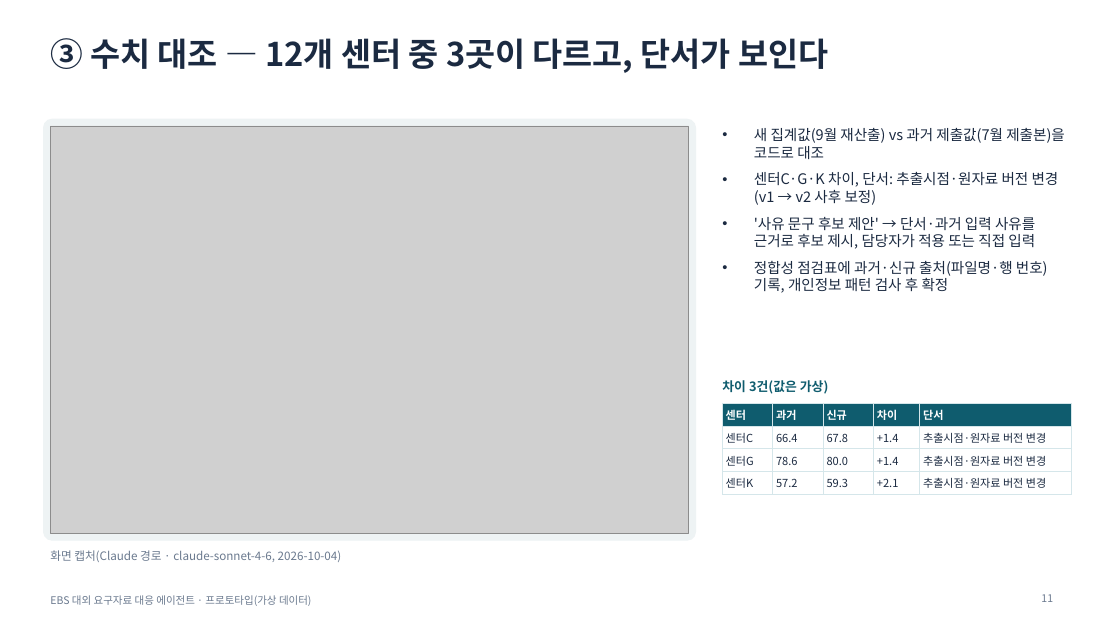
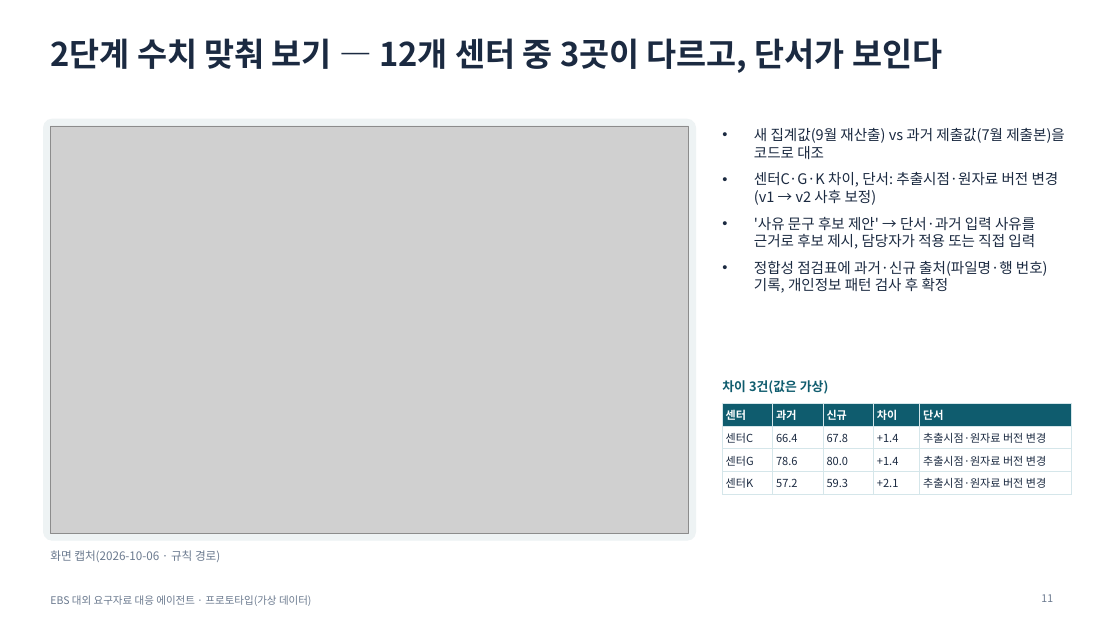
Before and after one commit to lts134/ebsjajucenter, a slide deck: slide 11 of app/docs/발표자료_EBS_요구자료대응에이전트.pptx. Drawn at 1120x630 pixels with LibreOffice and Linux fonts; fonts in the diff are those of the drawing; grey boxes stand for pictures. Boxes give left, top, right and bottom in pixels: in the first picture for what was removed or moved away, otherwise in the second. Text is boxed around its words. In the diff, an @@ line names an element or a change of style, - is before the commit and + after.

```diff
--- a/app/docs/발표자료_EBS_요구자료대응에이전트.pptx
+++ b/app/docs/발표자료_EBS_요구자료대응에이전트.pptx
@@ title at (x1=50, y1=38, x2=942, y2=73): text changed @@
-③ 수치 대조 — 12개 센터 중 3곳이 다르고, 단서가 보인다
+2단계 수치 맞춰 보기 — 12개 센터 중 3곳이 다르고, 단서가 보인다
@@ text at (x1=50, y1=550, x2=220, y2=562): text changed @@
-화면 캡처(Claude 경로 · claude-sonnet-4-6, 2026-10-04)
+화면 캡처(2026-10-06 · 규칙 경로)
```
Also in this commit, not shown: 12 other slides changed, 34 other files.
